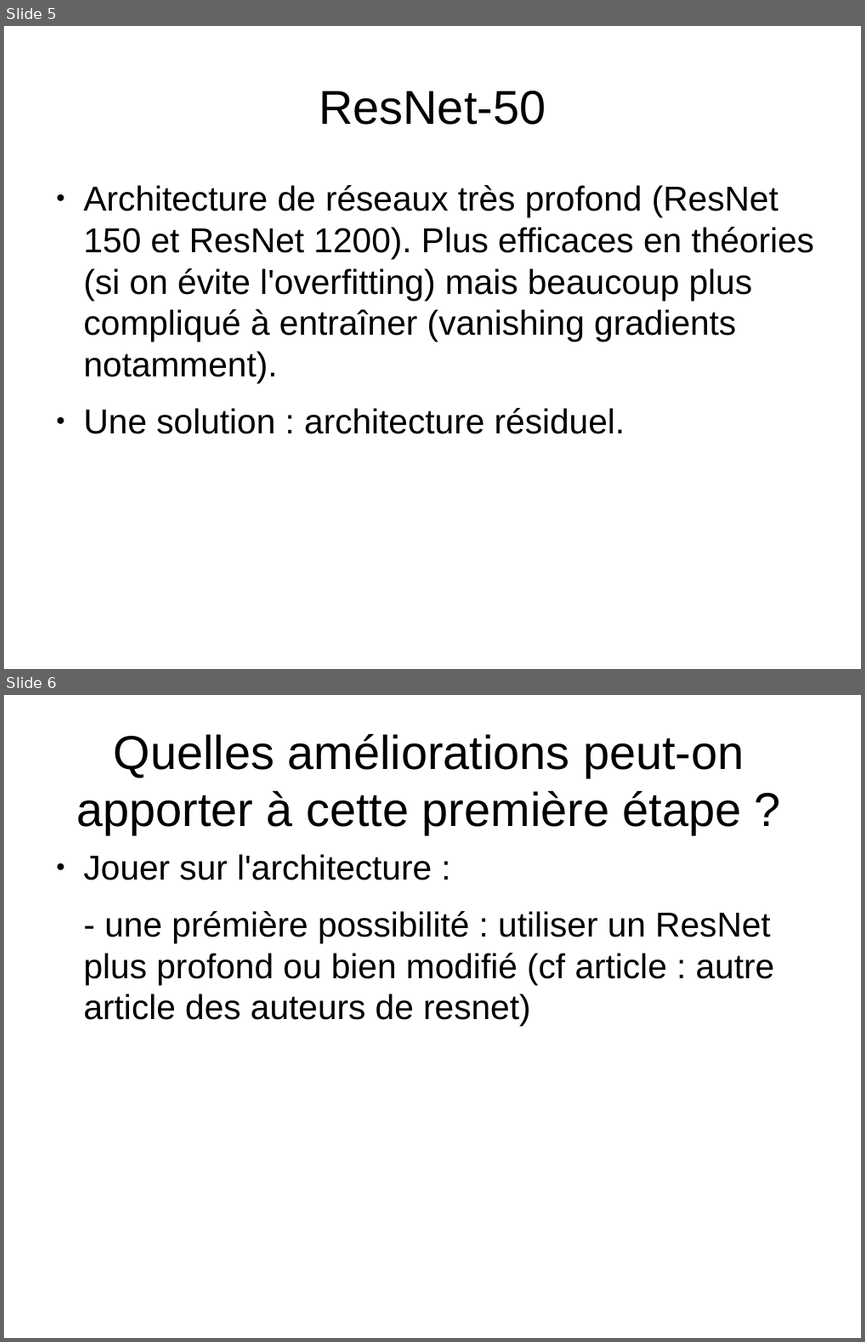
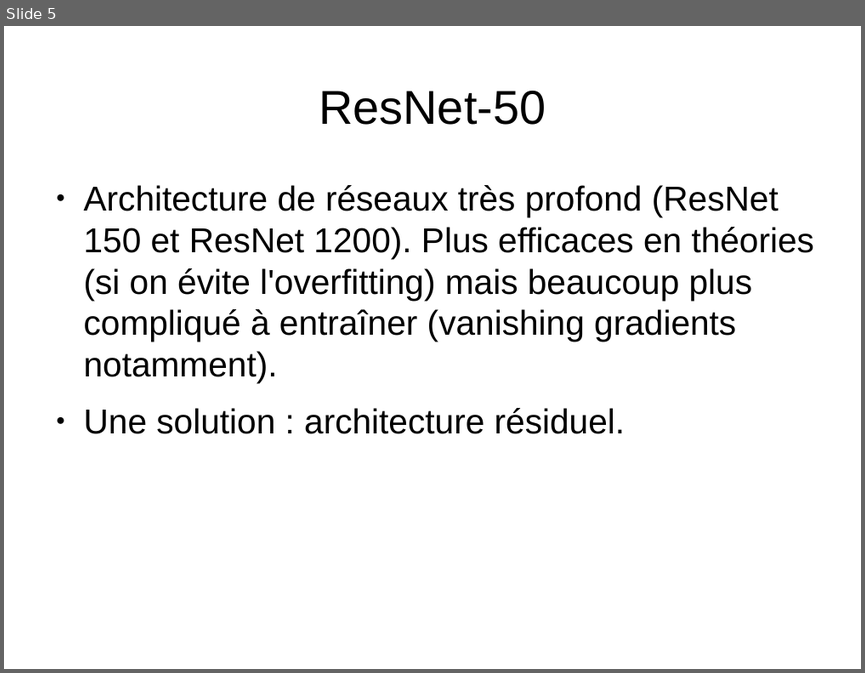
Before and after one commit to tonioecto/psc-profondeur, a slide deck: psc-article/ppt présentation proposition amélioration modèle.odp. Shown one above the other, each under a label of ours: slides 5 and 6 before the commit, slide 5 after it. The pictures are 865x1342 and 865x673 pixels, drawn with LibreOffice and Linux fonts; fonts in the diff are those of the drawing. Boxes give left, top, right and bottom in pixels: in the first picture for what was removed or moved away, otherwise in the second. Text is boxed around its words. In the diff, an @@ line names an element or a change of style, - is before the commit and + after.

Commit message:
presentation article

```diff
--- a/psc-article/ppt présentation proposition amélioration modèle.odp
+++ b/psc-article/ppt présentation proposition amélioration modèle.odp
@@ slide 6 removed at (x1=4, y1=695, x2=861, y2=1338), background #FFFFFF @@
@@ title removed at (x1=76, y1=734, x2=744, y2=834) @@
-Quelles améliorations peut-on apporter à cette première étape ?
@@ text removed at (x1=84, y1=854, x2=775, y2=1026) @@
-● Jouer sur l'architecture :
-- une prémière possibilité : utiliser un ResNet plus profond ou bien modifié (cf article : autre article des auteurs de resnet)
```
Also in this commit, not shown: 2 slides changed, 5 slides added, 2 other slides removed, 6 other files.
